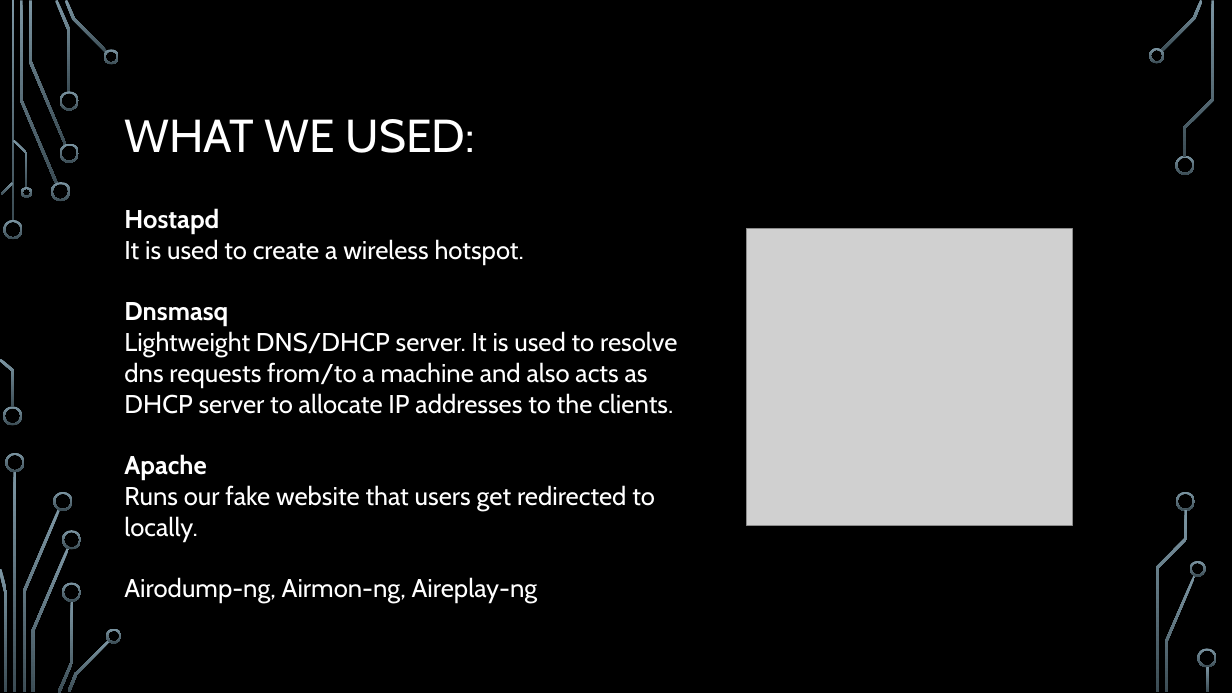
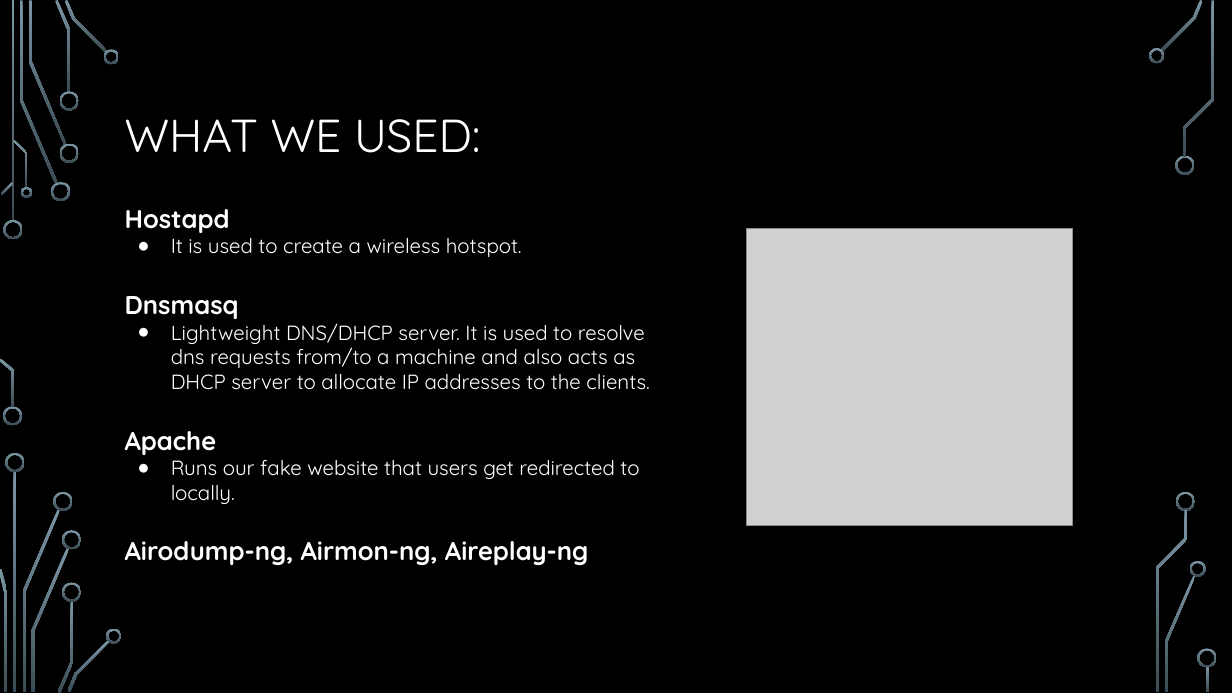
Before and after one commit to jessethd/EthicalHackingFinal, a slide deck: slide 4 of Presentation.pptx. Drawn at 1232x693 pixels with LibreOffice and Linux fonts; fonts in the diff are those of the drawing; grey boxes stand for pictures; background and template pictures are left out. Boxes give left, top, right and bottom in pixels: in the first picture for what was removed or moved away, otherwise in the second. Text is boxed around its words. In the diff, an @@ line names an element or a change of style, - is before the commit and + after.

```diff
--- a/Presentation.pptx
+++ b/Presentation.pptx
@@ title "WHAT WE USED:" at (x1=125, y1=119, x2=480, y2=153): font Cabin to Quicksand @@
@@ text "Hostapd" at (x1=125, y1=209, x2=649, y2=565): font Cabin to Quicksand; size 20 to 16 pt in "It is used to create a wireless ...", "Lightweight DNS/DHCP server. It is used to ...", "Runs our fake website that users get ..."; bold on in "Airodump-ng, Airmon-ng, Aireplay-ng"; bullet none to ● @@
```
Also in this commit, not shown: 11 other slides changed.
